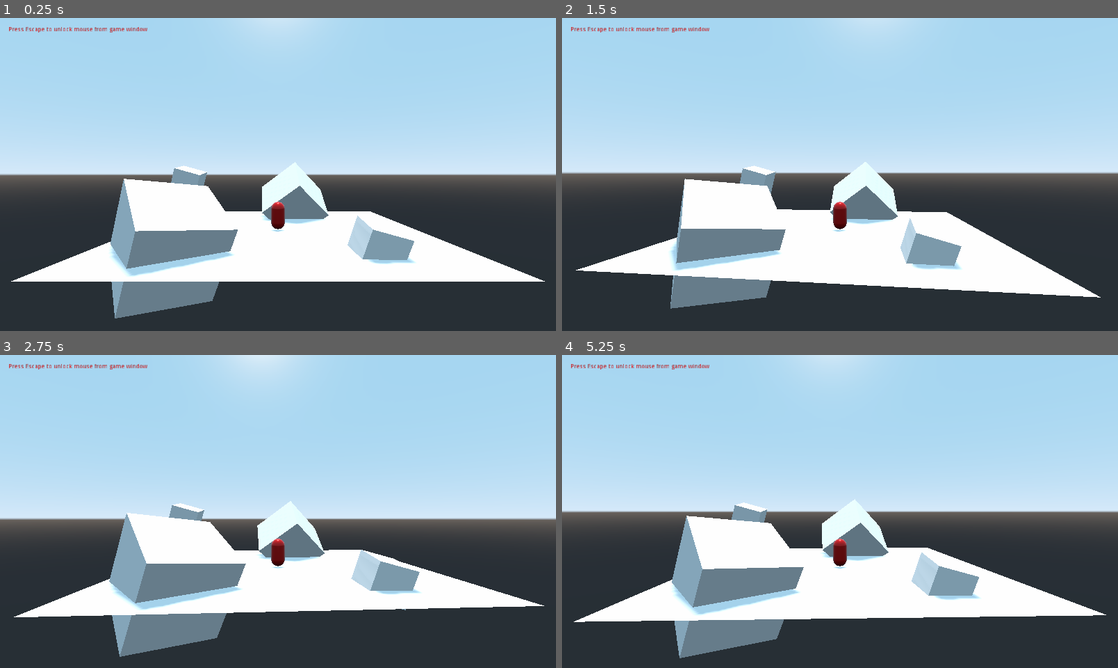
Above: before the commit, frames 1-4 (two rows, left to right).
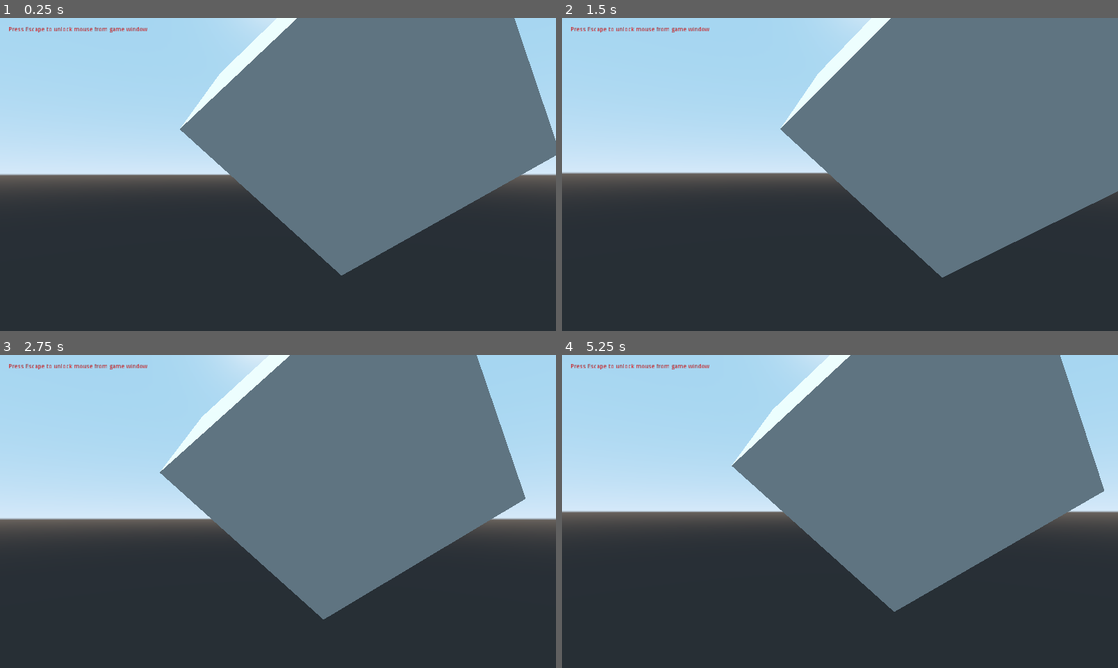
Above: after the commit, the same moments.

Repository: Tobalation/Godot-orbit-camera
Game: Godot game, scene res://test.tscn
Same seed, same stepped clock (60 frames per second), same inputs: the game is played once before the commit and once after it.
Inputs (mouse positions are in pixels of both pictures, inside the frame that each line leads up to):
- Up to frame 1 (0.25 s): no input
- Up to frame 2 (1.5 s): tap Enter at 0.5 s; move the mouse to (867, 174) at 0.52 s; tap Space at 1.25 s; move the mouse to (812, 174) at 1.27 s
- Up to frame 3 (2.75 s): tap Enter at 2 s; move the mouse to (289, 505) at 2.02 s
- Up to frame 4 (5.25 s): tap Space at 2.75, 4.25 s; move the mouse to (834, 517) at 2.77 s; tap Enter at 3.5 s; move the mouse to (878, 514) at 3.52 s; move the mouse to (795, 508) at 4.27 s; move the mouse to (845, 511) at 5.02 s

The runs differ from the first frame. In frame 1, 52% of the frame differs, in the area x 2-100%, y 0-96%; in frame 2, 53%, in the area x 2-100%, y 0-93%; in frame 3, 50%; in frame 4, 52%.
Error after the commit: Attempt to call function 'translate' in base 'null instance' on a null instance. (res://OrbitCamera.gd:27)

Commit message:
Refactor, update fo 3.2
Cleaned code and refactored to use ClippedCamera.

Diff:
--- a/CameraRig.tscn
+++ b/CameraRig.tscn
@@ -5,10 +5,11 @@
 [node name="CameraRig" type="Spatial"]
 script = ExtResource( 1 )
 
-[node name="Camera" type="Camera" parent="."]
+[node name="ClippedCamera" type="ClippedCamera" parent="."]
 keep_aspect = 0
 current = true
 fov = 90.0
 size = 7.31429
 near = 0.1
 far = 2000.0
+margin = 1.0
--- a/OrbitCamera.gd
+++ b/OrbitCamera.gd
@@ -6,27 +6,26 @@
 export var maxZoom : float = 20
 export var minZoom : float = 4
 export var zoomStep : float = 2
-export var zoomYStep : float = 0.25
+export var zoomYStep : float = 0.15
 export var verticalSensitivity : float = 0.002
 export var horizontalSensitivity : float = 0.002
-export var camLerpSpeed : float = 16
-export var camYOffset : float = 4
-export var camZOffset : float = 1.5
-export var camGroundOffset : float = 1.0
+export var camYOffset : float = 4.0
+export var camLerpSpeed : float = 16.0
 export(NodePath) var target
 
 # Private variables
-var camTarget : Spatial = null
-var cam : Camera
-var curZoom : float = 0.0
+var _camTarget : Spatial = null
+var _cam : Camera
+var _curZoom : float = 0.0
 
 func _ready() -> void:
 	# Setup node references
-	camTarget = get_node(target)
-	cam = get_node("Camera")
+	_camTarget = get_node(target)
+	_cam = get_node("Camera")
+
 	# Setup camera position in rig
-	cam.translate(Vector3(0,camYOffset,maxZoom))
-	curZoom = cam.transform.origin.distance_to(camTarget.global_transform.origin)
+	_cam.translate(Vector3(0,camYOffset,maxZoom))
+	_curZoom = maxZoom
 
 func _input(event) -> void:
 	if event is InputEventMouseMotion:
@@ -38,29 +37,15 @@
 	if event is InputEventMouseButton:
 		# Change zoom level on mouse wheel rotation
 		if event.is_pressed():
-			if event.button_index == BUTTON_WHEEL_UP and curZoom > minZoom:
-				curZoom -= zoomStep
+			if event.button_index == BUTTON_WHEEL_UP and _curZoom > minZoom:
+				_curZoom -= zoomStep
 				camYOffset -= zoomYStep
-			if event.button_index == BUTTON_WHEEL_DOWN and curZoom < maxZoom:
-				curZoom += zoomStep
+			if event.button_index == BUTTON_WHEEL_DOWN and _curZoom < maxZoom:
+				_curZoom += zoomStep
 				camYOffset += zoomYStep
 
 func _physics_process(delta) -> void:
-	# Find the closest point that is blocking the camera
-	var rayOrigin = camTarget.global_transform.origin + Vector3(0,camYOffset-camGroundOffset,0)
-	var rayTarget = to_global(cam.transform.origin + Vector3(0,-camGroundOffset,camZOffset))
-	var obstacle = get_world().direct_space_state.intersect_ray(rayOrigin, rayTarget,[camTarget])
-	# If a collison shape is blocking the camera, reposition the camera
-	if not obstacle.empty():
-		# Get distance to blocking point
-		var offset = rayOrigin.distance_to(obstacle.position)
-		# Offset the camera in the rig
-		if offset < curZoom:
-			cam.set_translation(cam.translation.linear_interpolate(Vector3(0,camYOffset,offset),delta * camLerpSpeed))
-		else:
-			cam.set_translation(cam.translation.linear_interpolate(Vector3(0,camYOffset,curZoom),delta * camLerpSpeed))
-	else:
-		cam.set_translation(cam.translation.linear_interpolate(Vector3(0,camYOffset,curZoom),delta * camLerpSpeed))
-
-	# Translate the rig to the target
-	set_translation(camTarget.global_transform.origin)
+	# zoom the camera accordingly
+	_cam.set_translation(_cam.translation.linear_interpolate(Vector3(0,camYOffset,_curZoom),delta * camLerpSpeed))
+	# set the position of the rig to follow the target
+	set_translation(_camTarget.global_transform.origin)
--- a/OrbitCamera.tscn
+++ /dev/null
@@ -1,81 +0,0 @@
-[gd_scene load_steps=2 format=2]
-
-[sub_resource type="GDScript" id=1]
-script/source = "extends Spatial
-
-# Control variables
-export var maxPitch : float = 45
-export var minPitch : float = -45
-export var maxZoom : float = 20
-export var minZoom : float = 4
-export var zoomStep : float = 2
-export var zoomYStep : float = 0.25
-export var verticalSensitivity : float = 0.002
-export var horizontalSensitivity : float = 0.002
-export var camLerpSpeed : float = 16
-export var camYOffset : float = 4
-export var camZOffset : float = 1.5
-export var camGroundOffset : float = 1.0
-export(NodePath) var target
-
-# Private variables
-var camTarget : Spatial = null
-var cam : Camera
-var curZoom : float = 0.0
-
-func _ready() -> void:
-	# Setup node references
-	camTarget = get_node(target)
-	cam = get_node(\"Camera\")
-	# Setup camera position in rig
-	cam.translate(Vector3(0,camYOffset,maxZoom))
-	curZoom = cam.transform.origin.distance_to(camTarget.global_transform.origin)
-
-func _input(event) -> void:
-	if event is InputEventMouseMotion:
-		# Rotate the rig around the target
-		rotate_y(-event.relative.x * horizontalSensitivity)
-		rotation.x = clamp(rotation.x - event.relative.y * verticalSensitivity, deg2rad(minPitch), deg2rad(maxPitch))
-		orthonormalize()
-
-	if event is InputEventMouseButton:
-		# Change zoom level on mouse wheel rotation
-		if event.is_pressed():
-			if event.button_index == BUTTON_WHEEL_UP and curZoom > minZoom:
-				curZoom -= zoomStep
-				camYOffset -= zoomYStep
-			if event.button_index == BUTTON_WHEEL_DOWN and curZoom < maxZoom:
-				curZoom += zoomStep
-				camYOffset += zoomYStep
-
-func _physics_process(delta) -> void:
-	# Find the closest point that is blocking the camera
-	var rayOrigin = camTarget.global_transform.origin + Vector3(0,camYOffset-camGroundOffset,0)
-	var rayTarget = to_global(cam.transform.origin + Vector3(0,-camGroundOffset,camZOffset))
-	var obstacle = get_world().direct_space_state.intersect_ray(rayOrigin, rayTarget,[camTarget])
-	# If a collison shape is blocking the camera, reposition the camera
-	if not obstacle.empty():
-		# Get distance to blocking point
-		var offset = rayOrigin.distance_to(obstacle.position)
-		# Offset the camera in the rig
-		if offset < curZoom:
-			cam.set_translation(cam.translation.linear_interpolate(Vector3(0,camYOffset,offset),delta * camLerpSpeed))
-		else:
-			cam.set_translation(cam.translation.linear_interpolate(Vector3(0,camYOffset,curZoom),delta * camLerpSpeed))
-	else:
-		cam.set_translation(cam.translation.linear_interpolate(Vector3(0,camYOffset,curZoom),delta * camLerpSpeed))
-
-	# Translate the rig to the target
-	set_translation(camTarget.global_transform.origin)
-"
-
-[node name="CameraRig" type="Spatial"]
-script = SubResource( 1 )
-
-[node name="Camera" type="Camera" parent="."]
-keep_aspect = 0
-current = true
-fov = 90.0
-size = 7.31429
-near = 0.1
-far = 2000.0
--- a/test.tscn
+++ b/test.tscn
@@ -17,7 +17,8 @@
 			mouseHidden = false
 		else:
 			Input.set_mouse_mode(Input.MOUSE_MODE_CAPTURED)
-			mouseHidden = true"
+			mouseHidden = true
+"
 
 [sub_resource type="PlaneMesh" id=2]
 size = Vector2( 20, 20 )
@@ -53,10 +54,8 @@
 script = SubResource( 1 )
 
 [node name="testLevel" type="Spatial" parent="."]
-editor/display_folded = true
 
 [node name="MeshInstance" type="MeshInstance" parent="testLevel"]
-editor/display_folded = true
 mesh = SubResource( 2 )
 material/0 = null
 
@@ -66,7 +65,6 @@
 shape = SubResource( 3 )
 
 [node name="MeshInstance2" type="MeshInstance" parent="testLevel"]
-editor/display_folded = true
 transform = Transform( 1.35899, 1.61091, 0.0902551, -1.36355, 1.2098, -1.06168, -0.862505, 0.625619, 1.82064, 1.46825, 1.55719, -6.04724 )
 mesh = SubResource( 4 )
 material/0 = null
@@ -77,7 +75,6 @@
 shape = SubResource( 5 )
 
 [node name="MeshInstance3" type="MeshInstance" parent="testLevel"]
-editor/display_folded = true
 transform = Transform( 0.0244046, 0.267114, 0.963356, 0.126969, 0.955011, -0.268016, -1.33623, 0.173641, -0.0142955, 5.10123, 0.363782, 6.04695 )
 mesh = SubResource( 4 )
 material/0 = null
@@ -88,7 +85,6 @@
 shape = SubResource( 6 )
 
 [node name="MeshInstance5" type="MeshInstance" parent="testLevel"]
-editor/display_folded = true
 transform = Transform( 1.87222, 0.814666, 1.21066, -0.254868, 2.12164, -1.03355, -1.4368, 0.685197, 1.76086, -5.92745, 0.363782, 5.26343 )
 mesh = SubResource( 4 )
 material/0 = null
@@ -99,7 +95,6 @@
 shape = SubResource( 7 )
 
 [node name="MeshInstance4" type="MeshInstance" parent="testLevel"]
-editor/display_folded = true
 transform = Transform( 0.0244046, 0.267114, 0.963356, 0.126969, 0.955011, -0.268016, -0.991606, 0.128858, -0.0106086, -7.13575, 3.38322, -1.79563 )
 mesh = SubResource( 4 )
 material/0 = null
@@ -114,10 +109,9 @@
 shadow_enabled = true
 
 [node name="dummyPlayer" type="Spatial" parent="."]
-editor/display_folded = true
 
 [node name="MeshInstance" type="MeshInstance" parent="dummyPlayer"]
-transform = Transform( 1, 0, 0, 0, -4.37114e-008, -1, 0, 1, -4.37114e-008, 0, 1, 0 )
+transform = Transform( 1, 0, 0, 0, -4.37114e-08, -1, 0, 1, -4.37114e-08, 0, 1, 0 )
 mesh = SubResource( 10 )
 material/0 = null
 
@@ -131,3 +125,6 @@
 margin_bottom = 126.0
 custom_colors/font_color = Color( 1, 0, 0, 1 )
 text = "Press Escape to unlock mouse from game window"
+__meta__ = {
+"_edit_use_anchors_": false
+}
Binary file changed: icon.png
Not shown, changed: README.md
